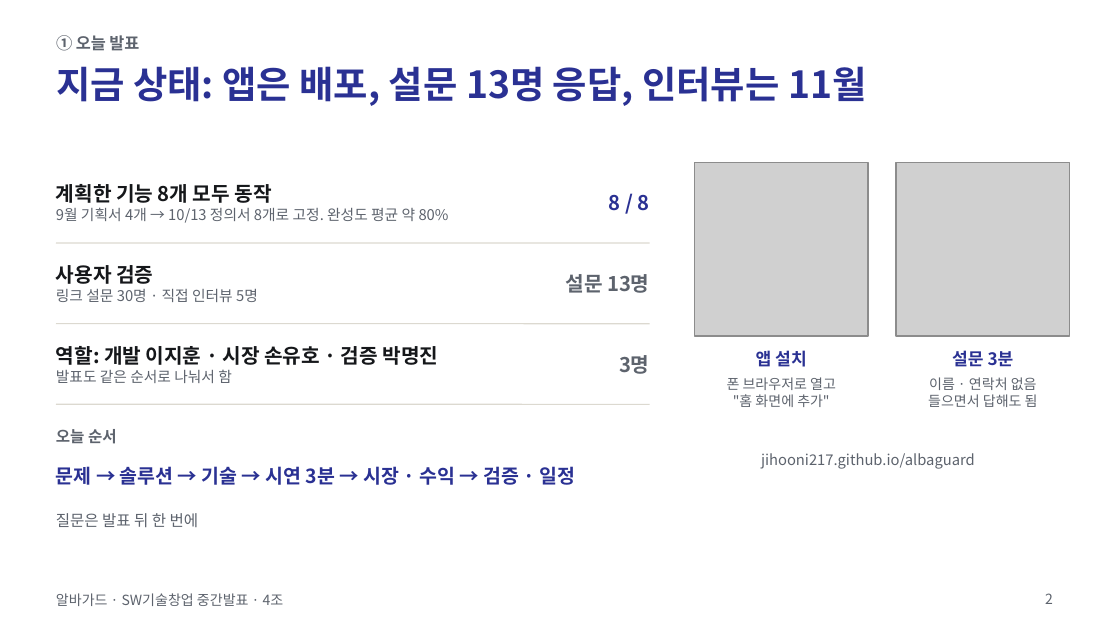
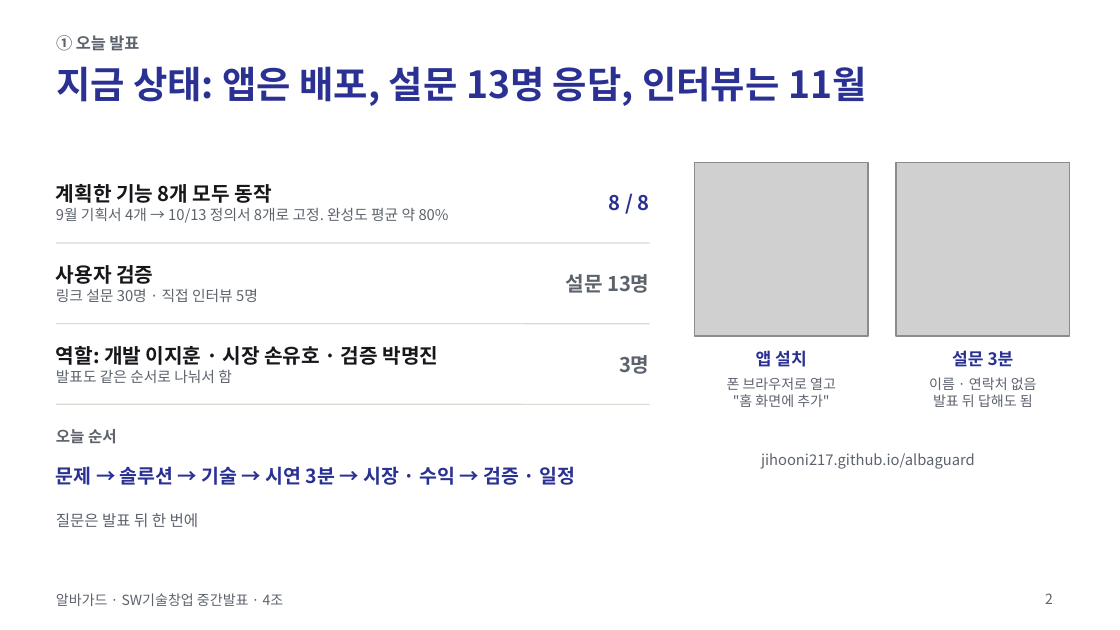
Before and after one commit to jihooni217/albaguard, a slide deck: slide 2 of docs/06_중간발표_PPT.pptx. Drawn at 1120x630 pixels with LibreOffice and Linux fonts; fonts in the diff are those of the drawing; grey boxes stand for pictures. Boxes give left, top, right and bottom in pixels: in the first picture for what was removed or moved away, otherwise in the second. Text is boxed around its words. In the diff, an @@ line names an element or a change of style, - is before the commit and + after.

```diff
--- a/docs/06_중간발표_PPT.pptx
+++ b/docs/06_중간발표_PPT.pptx
@@ text at (x1=933, y1=394, x2=1033, y2=407): text changed @@
-들으면서 답해도 됨
+발표 뒤 답해도 됨
```
Also in this commit, not shown: 2 other slides changed, 8 other files.
